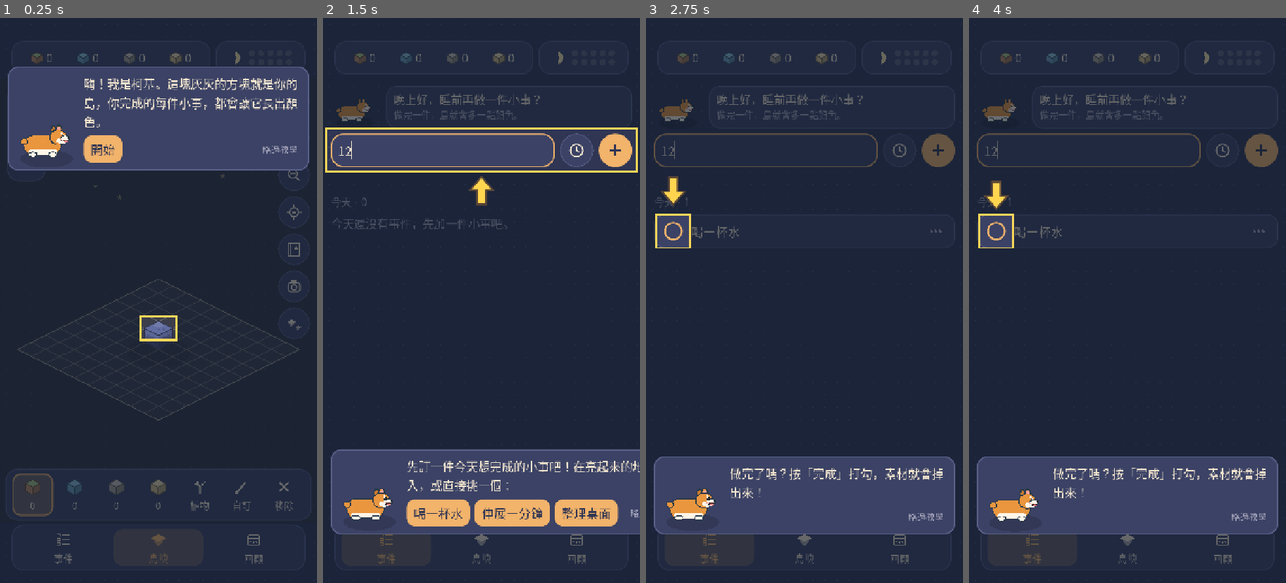
Above: before the commit, frames 1-4 (left to right).
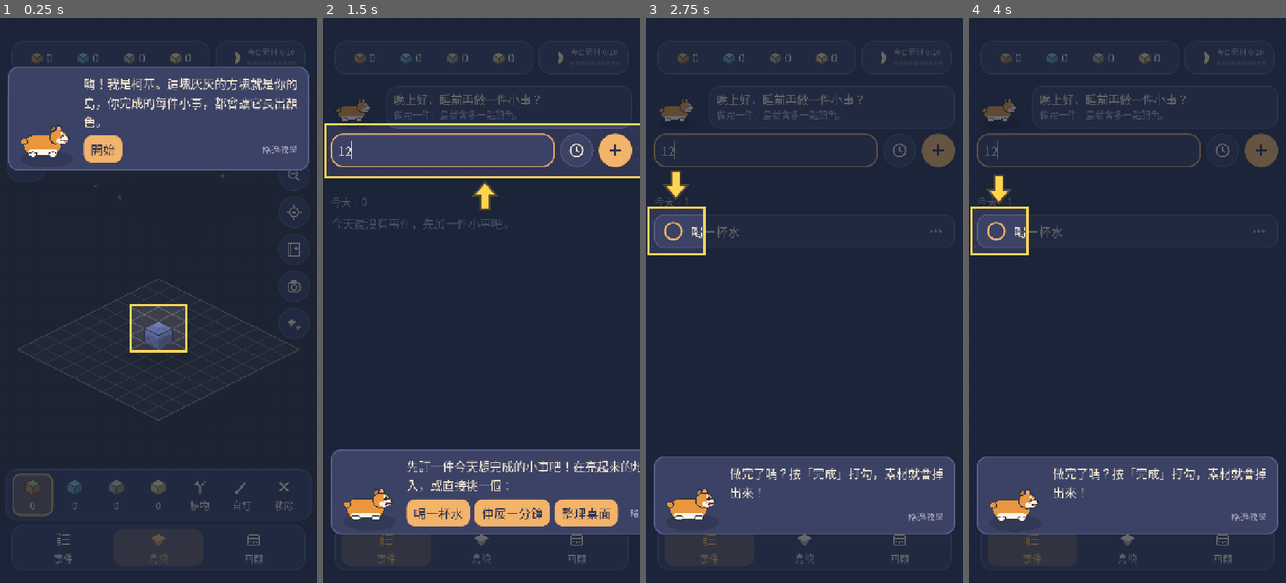
Above: after the commit, the same moments.

Repository: corgi8cm/IsLog
Game: Godot game, scene res://scenes/main.tscn
Two runs of this game, one before a commit and one after it. Both use one fixed random seed, a clock stepped at 60 frames per second and the inputs below.
Inputs (mouse positions are in pixels of both pictures, inside the frame that each line leads up to):
- Up to frame 1 (0.25 s): no input
- Up to frame 2 (1.5 s): click "開始" at 0.5 s; click (443, 147) at 1.27 s; type "12" at 1.35 s
- Up to frame 3 (2.75 s): click "喝一杯水" at 2 s
- Up to frame 4 (4 s): click (1010, 57) at 2.77 s; click (1057, 57) at 3.52 s

The runs differ from the first frame. In frame 1, 1.1% of the frame differs, in the area x 40-93%, y 5-60%; in frame 2, 2.8%, in the area x 0-100%, y 5-34%; in frame 3, 1.3%; in frame 4, 1.3%.

Commit message:
教學亮框加大、不超出畫面；右上角加「今日素材 n/10」說明
Co-Authored-By: Claude Opus 5.5 <noreply@anthropic.com>

Diff:
--- a/scripts/ui/main.gd
+++ b/scripts/ui/main.gd
@@ -32,7 +32,7 @@
 		Doodles.paper(self, Rect2(Vector2.ZERO, size), Game.now_minutes())
 
 
-## 右上角：時段圖示 + 今天拿到幾件素材（十顆點）。
+## 右上角：時段圖示 + 「今日素材」與今天拿到幾件（十顆點）。
 class DailyBadge extends Control:
 	var done := 0
 	var limit := 10
@@ -40,6 +40,7 @@
 
 	func _ready() -> void:
 		custom_minimum_size = Vector2(172, 56)
+		tooltip_text = "今天完成事件拿到的素材"
 		Game.daytime_changed.connect(queue_redraw)
 
 	func _notification(what: int) -> void:
@@ -56,13 +57,16 @@
 		draw_set_transform(Vector2(26, size.y * 0.5))
 		Icon.draw_glyph(self, glyph, UiKit.color("ink"))
 		draw_set_transform(Vector2.ZERO)
+		var font := get_theme_default_font()
+		var ink := UiKit.color("ink")
 		if pro:
-			var font := get_theme_default_font()
-			draw_string(font, Vector2(56, size.y * 0.5 + 9), "%d 件" % done, HORIZONTAL_ALIGNMENT_LEFT, -1, 26, UiKit.color("ink"))
+			draw_string(font, Vector2(56, size.y * 0.5 - 4), "今日素材", HORIZONTAL_ALIGNMENT_LEFT, -1, 17, Color(ink, 0.7))
+			draw_string(font, Vector2(56, size.y * 0.5 + 20), "%d 件" % done, HORIZONTAL_ALIGNMENT_LEFT, -1, 22, ink)
 			return
+		draw_string(font, Vector2(56, size.y * 0.5 - 6), "今日素材 %d/%d" % [done, limit], HORIZONTAL_ALIGNMENT_LEFT, -1, 17, Color(ink, 0.7))
 		for i in limit:
-			var c := Vector2(66 + (i % 5) * 21, size.y * 0.5 - 10 + (i / 5) * 20)
-			draw_circle(c, 7, UiKit.color("accent") if i < done else Color(UiKit.color("ink"), 0.18))
+			var c := Vector2(61 + i * 11.4, size.y * 0.5 + 12)
+			draw_circle(c, 4.6, UiKit.color("accent") if i < done else Color(ink, 0.18))
 
 
 func _ready() -> void:
--- a/scripts/ui/tutorial_guide.gd
+++ b/scripts/ui/tutorial_guide.gd
@@ -3,7 +3,9 @@
 ## 引導進行中只能按亮起來的地方（對話框裡的按鈕、略過也可以按）。
 
 const DIM := Color(0.06, 0.1, 0.16, 0.62)
-const HOLE_PAD := 10.0
+const HOLE_PAD := 22.0
+## 亮起來的框至少這麼大（小格子、小按鈕也好點）。
+const HOLE_MIN := Vector2(128, 104)
 
 var main: Control
 var _target := Rect2()
@@ -75,7 +77,7 @@
 
 ## 引導進行中，亮起來的地方以外都擋住。
 func _has_point(point: Vector2) -> bool:
-	if _passthrough and _target.has_area() and _target.grow(HOLE_PAD).has_point(point):
+	if _passthrough and _target.has_area() and _hole().has_point(point):
 		return false
 	return true
 
@@ -207,8 +209,18 @@
 
 # --- 畫面 ---------------------------------------------------------------
 
+## 亮起來的範圍：目標往外留邊，太小的再撐到最小尺寸（以目標中心為準）。
+func _hole() -> Rect2:
+	var r := _target.grow(HOLE_PAD)
+	var s := r.size.max(HOLE_MIN)
+	var pos := r.get_center() - s * 0.5
+	# 不要超出畫面（貼邊的按鈕撐大後會跑出去）
+	pos = pos.clamp(Vector2(4, 4), (size - s - Vector2(4, 4)).max(Vector2(4, 4)))
+	return Rect2(pos, s)
+
+
 func _draw() -> void:
-	var r := _target.grow(HOLE_PAD) if _target.has_area() else Rect2()
+	var r := _hole() if _target.has_area() else Rect2()
 	if r.has_area():
 		draw_rect(Rect2(0, 0, size.x, r.position.y), DIM)
 		draw_rect(Rect2(0, r.end.y, size.x, size.y - r.end.y), DIM)
--- /dev/null
+++ b/tests/tutorial_shots.gd
@@ -0,0 +1,39 @@
+extends SceneTree
+## 開發用：新手引導各步的截圖（不會動到正式存檔）。
+##   godot --path . -s res://tests/tutorial_shots.gd -- <輸出資料夾>
+
+func _init() -> void:
+	_run.call_deferred()
+
+
+func _run() -> void:
+	var out_dir: String = OS.get_cmdline_user_args()[0] if OS.get_cmdline_user_args().size() > 0 else "user://shots"
+	var game = root.get_node("Game")
+	game.save_root = "user://tutorial_demo"
+	game.data = GameData.new()
+	game.island = IslandData.new()
+	game.island.place(Vector3i(4, 4, 0), Materials.DIRT, {Materials.DIRT: 1})
+	game.clock_override = 12 * 60
+	game.data.notify.asked = true
+	game.data.tutorial_step = Tutorial.Step.ADD_EVENT
+	var main: Control = load("res://scenes/main.tscn").instantiate()
+	root.add_child(main)
+	await _shot(out_dir, "tutorial_add.png")
+	game.add_event("喝一杯水")
+	game.data.tutorial_step = Tutorial.Step.COMPLETE
+	await _shot(out_dir, "tutorial_complete.png")
+	game.data.inventory[Materials.DIRT] += 1
+	game.data.tutorial_step = Tutorial.Step.PLACE
+	main.call("_show_page", 1)
+	await _shot(out_dir, "tutorial_place_a.png")
+	main.get("_pages")[1].call("_select_tool", Materials.DIRT)
+	await _shot(out_dir, "tutorial_place_b.png")
+	quit()
+
+
+func _shot(dir: String, file: String) -> void:
+	for i in 8:
+		await process_frame
+	DirAccess.make_dir_recursive_absolute(dir)
+	root.get_texture().get_image().save_png(dir.path_join(file))
+	print("saved ", dir.path_join(file))
